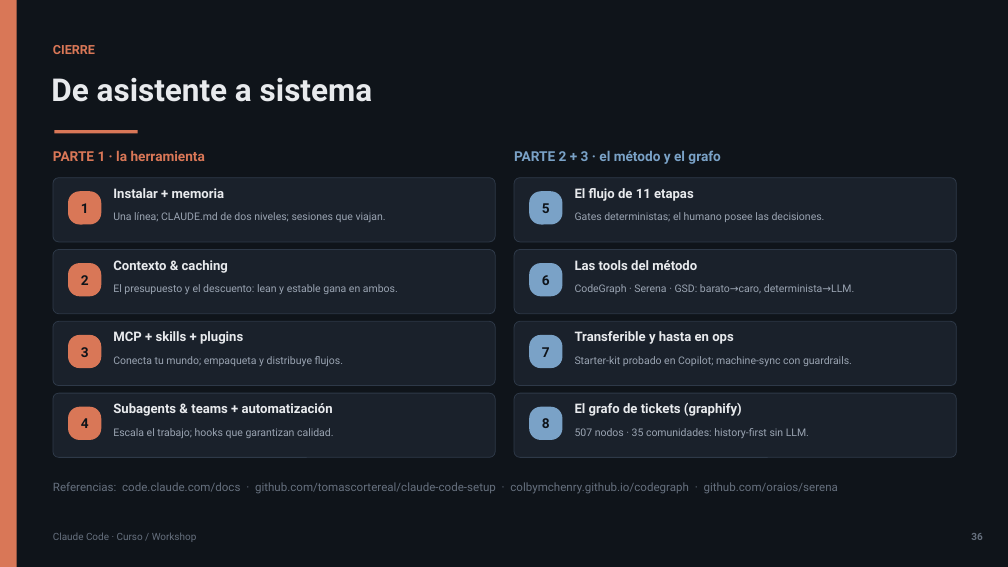
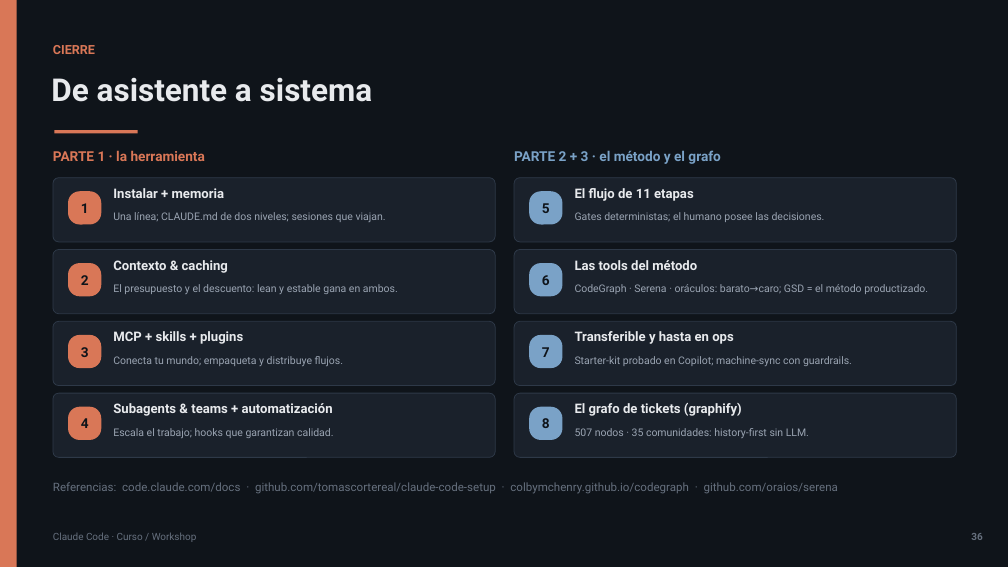
Before and after one commit to olonok69/claude_code_ml_engineer, a slide deck: slide 36 of presentacion/Claude_Code_Presentacion.pptx. Drawn at 1008x567 pixels with LibreOffice and Linux fonts; fonts in the diff are those of the drawing. Boxes give left, top, right and bottom in pixels: in the first picture for what was removed or moved away, otherwise in the second. Text is boxed around its words. In the diff, an @@ line names an element or a change of style, - is before the commit and + after.

```diff
--- a/presentacion/Claude_Code_Presentacion.pptx
+++ b/presentacion/Claude_Code_Presentacion.pptx
@@ text at [575, 284, 928, 294]: text changed @@
-CodeGraph · Serena · GSD: barato→caro, determinista→LLM.
+CodeGraph · Serena · oráculos: barato→caro; GSD = el método productizado.
```
Also in this commit, not shown: 3 other slides changed, 5 other files.
